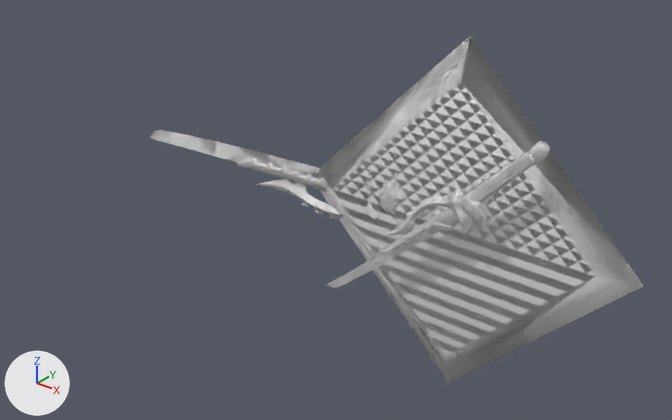
The OBJ model src/main/resources/assets/flammpfeil.slashblade/model/kablade/Honkai/SakuraBlossom/mdlSakuraBlossom.obj, before and after one commit.
Camera for both pictures: a 50 mm lens placed at (156.0, -267.0, 153.0), pointed at (-66.0, 12.0, -19.0). The axes (+X, +Y, +Z) are drawn at lower left. The lights are the same throughout. Where no turn or scale is listed for an object, it has been applied to the vertices. Vertices at the same position are counted once.

The first picture shows 'blade_damaged', 'item_bladens'.
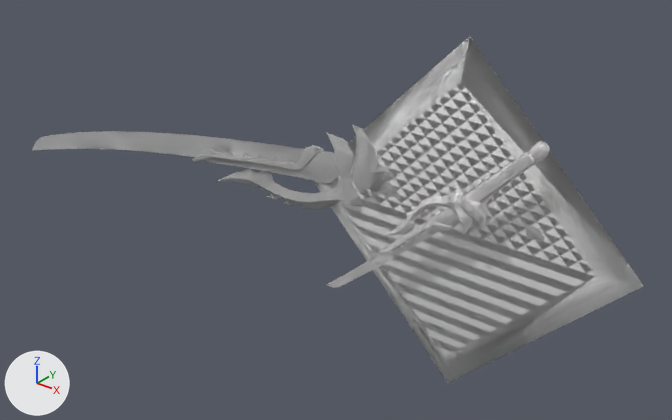
What differs and where, as boxes [x1, y1, x2, y2] in the pictures (672 x 420 px; the box of a moved part takes in the faces that stretch with it):
'blade_fragment', reshaped (not visible before): after [32, 124, 545, 241]
'blade_damaged', reshaped (not visible afterwards): before [150, 130, 410, 220]
part 1 of me_blade_damaged, rebuilt (not visible afterwards): before [236, 158, 328, 192]
part 2 of me_blade_damaged, moved or reshaped (not visible afterwards): before [150, 130, 410, 220]
part 3 of me_blade_fragment, rebuilt (not visible before): after [192, 145, 338, 184]
part 4 of me_blade_fragment, added: after [526, 224, 545, 241]
part 5 of me_blade_fragment, added: after [32, 131, 304, 163]
part 6 of me_blade_fragment, moved or reshaped (not visible before): after [217, 124, 403, 209]

The change, as a diff of the scene's bpy script:
```diff
--- a/src/main/resources/assets/flammpfeil.slashblade/model/kablade/Honkai/SakuraBlossom/mdlSakuraBlossom.obj.py
+++ b/src/main/resources/assets/flammpfeil.slashblade/model/kablade/Honkai/SakuraBlossom/mdlSakuraBlossom.obj.py
@@ mat_mat1_1 @@
+mat_mat1_1 = principled_material('mat1_1')
+mat_mat1_1.base_color = (0.8, 0.8, 0.8)  # white #e7e7e7
+mat_mat1_1.metallic = 1.0
+mat_mat1_1.roughness = 1.0
@@ me_blade_damaged @@
 # used by ob_blade_damaged; location = (0.0, 0.0, 0.0)
-me_blade_damaged.from_pydata(...)  # 570 vertices, 1077 faces; spans x -170.0..34.0, y -6.0..6.0, z -17.0..18.0
-me_blade_damaged.materials.append(mat_default)  # white #ffffff
+me_blade_damaged.from_pydata(...)  # 570 vertices, 1077 faces; spans x -270.0..40.0, y -9.0..9.0, z -40.0..27.0
+# me_blade_damaged part 1: the loose piece of 202 vertices spanning x -113.0..-36.0, y -3.0..3.0, z -7.0..7.0 is rebuilt with 202 vertices and now spans x -140.0..-48.0, y -3.0..3.0, z -12.0..13.0, in mat_mat1_1 (white #e7e7e7)
+# me_blade_damaged part 2: 3 vertices moved within x -32.0..30.0, y -2.0..2.0, z 4.0..15.0; 327 vertices removed from x -170.0..34.0, y -6.0..6.0, z -17.0..18.0; 283 vertices added at x -126.0..30.0, y -9.0..9.0, z -18.0..27.0
+me_blade_damaged.materials.append(mat_mat1_1)  # white #e7e7e7
@@ me_blade_fragment @@
 # used by ob_blade_fragment; location = (0.0, 0.0, 0.0)
-me_blade_fragment.from_pydata(...)  # 570 vertices, 1077 faces; spans x -170.0..34.0, y -6.0..6.0, z -17.0..18.0
-me_blade_fragment.materials.append(mat_default)  # white #ffffff
+me_blade_fragment.from_pydata(...)  # 570 vertices, 1077 faces; spans x -270.0..40.0, y -9.0..9.0, z -40.0..27.0
+# me_blade_fragment part 3: the loose piece of 202 vertices spanning x -113.0..-36.0, y -3.0..3.0, z -7.0..7.0 is rebuilt with 202 vertices and now spans x -140.0..-48.0, y -3.0..3.0, z -12.0..13.0, in mat_mat1_1 (white #e7e7e7)
+# me_blade_fragment part 4: a new loose piece of 53 vertices spanning x 29.0..40.0, y -4.0..4.0, z 2.0..13.0, in mat_mat1_1 (white #e7e7e7)
+# me_blade_fragment part 5: a new loose piece of 26 vertices spanning x -270.0..-71.0, y -2.0..1.0, z -40.0..11.0, in mat_mat1_1 (white #e7e7e7)
+# me_blade_fragment part 6: 3 vertices moved within x -32.0..30.0, y -2.0..2.0, z 4.0..15.0; 327 vertices removed from x -170.0..34.0, y -6.0..6.0, z -17.0..18.0; 283 vertices added at x -126.0..30.0, y -9.0..9.0, z -18.0..27.0
+me_blade_fragment.materials.append(mat_mat1_1)  # white #e7e7e7
```
